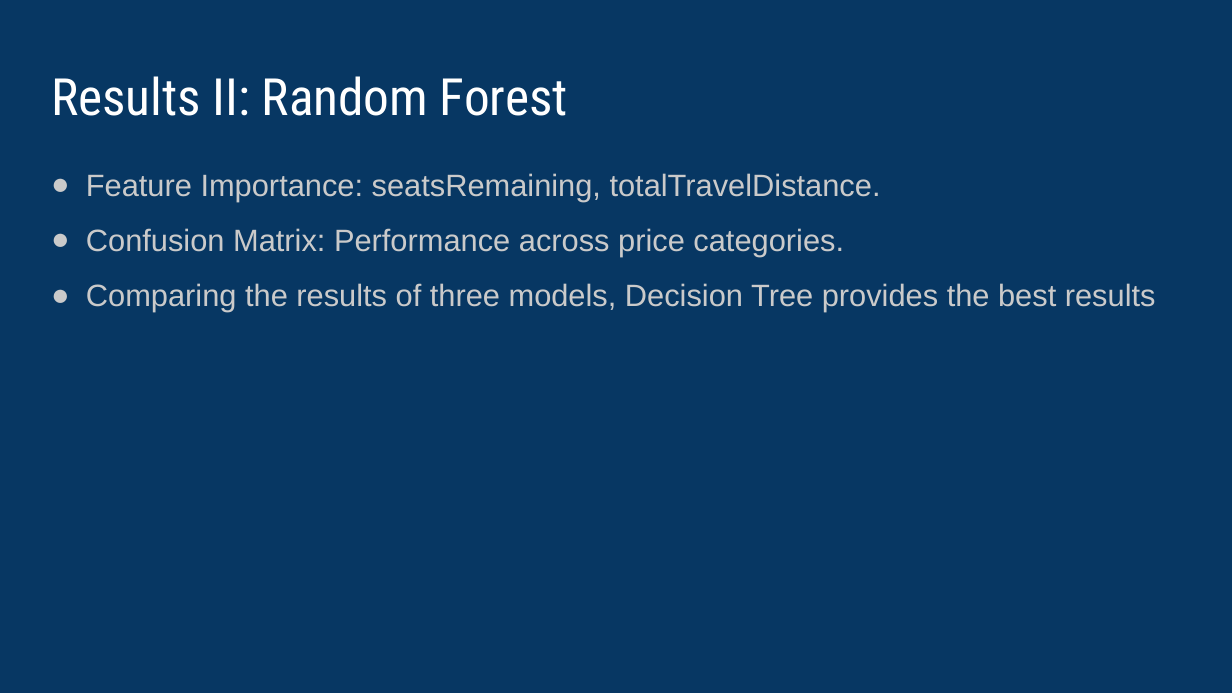
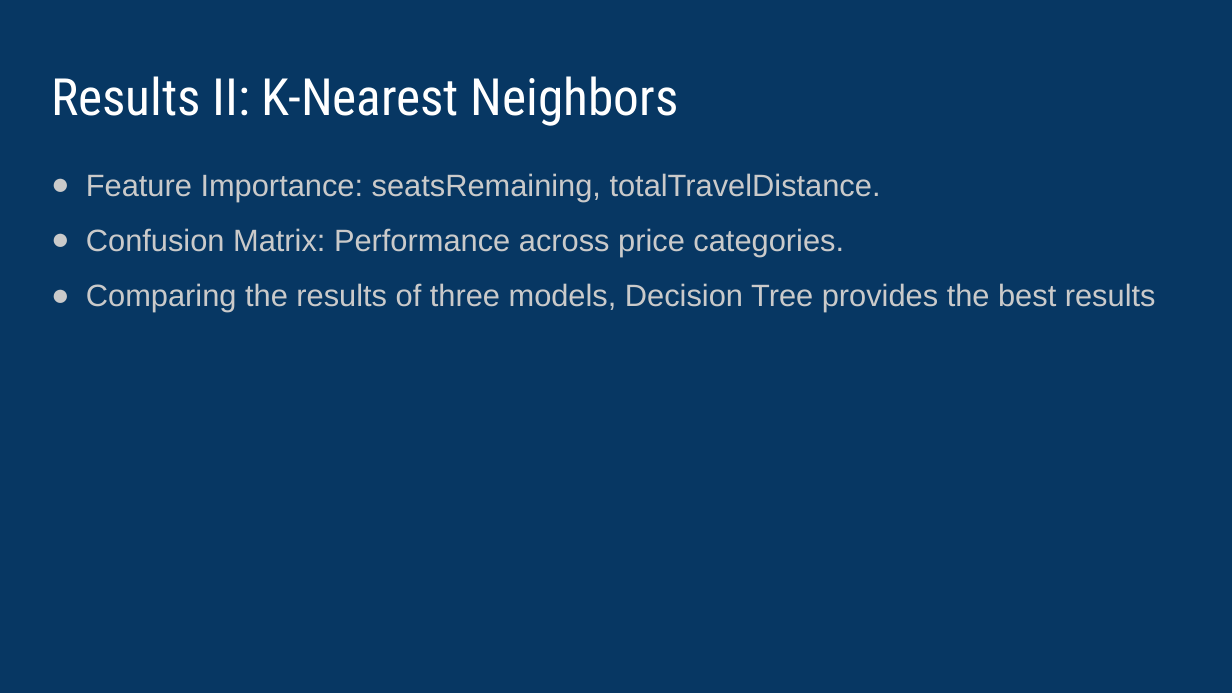
Before and after one commit to vipvivek15/CMPE_255_Final_Project, a slide deck: slide 13 of Final_presentation.pptx. Drawn at 1232x693 pixels with LibreOffice and Linux fonts; fonts in the diff are those of the drawing. Boxes give left, top, right and bottom in pixels: in the first picture for what was removed or moved away, otherwise in the second. Text is boxed around its words. In the diff, an @@ line names an element or a change of style, - is before the commit and + after.

```diff
--- a/Final_presentation.pptx
+++ b/Final_presentation.pptx
@@ title at bbox=[51, 76, 679, 126]: text changed @@
-Results II: Random Forest
+Results II: K-Nearest Neighbors
```
Also in this commit, not shown: 3 other slides changed, 2 other files.
